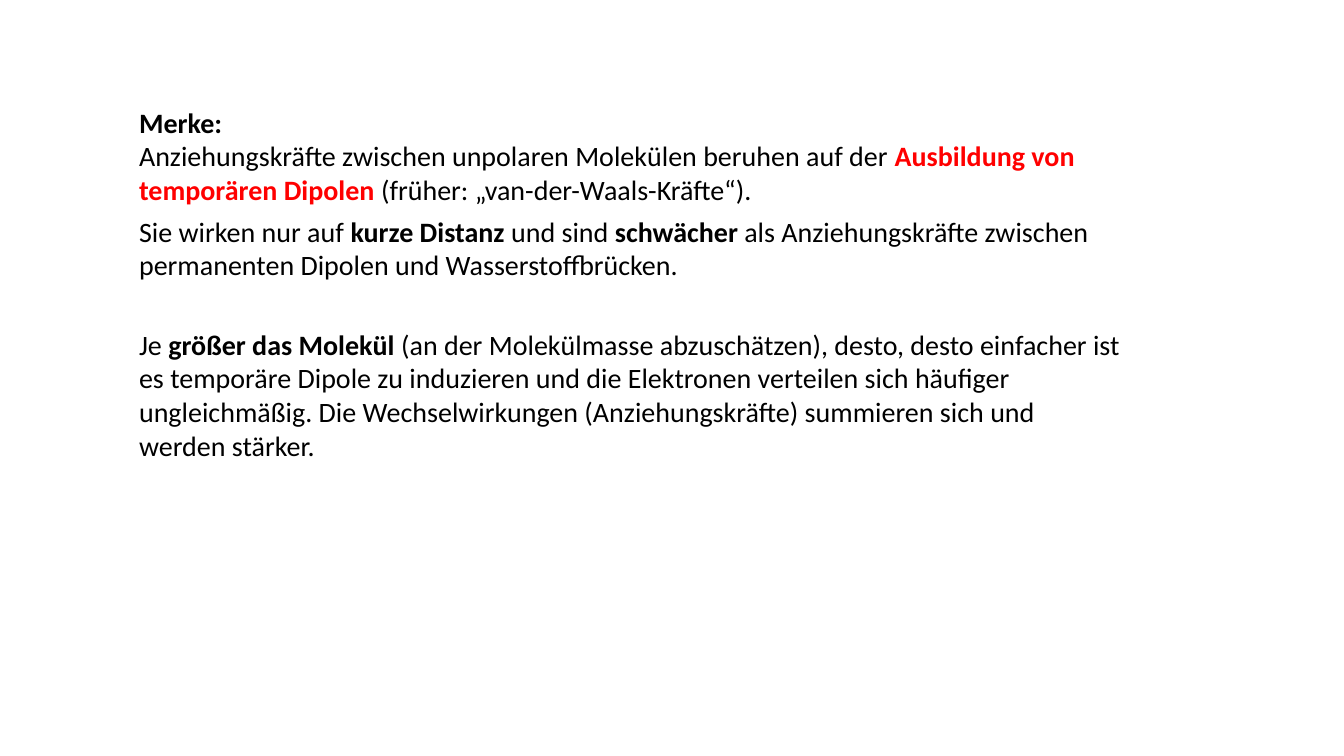
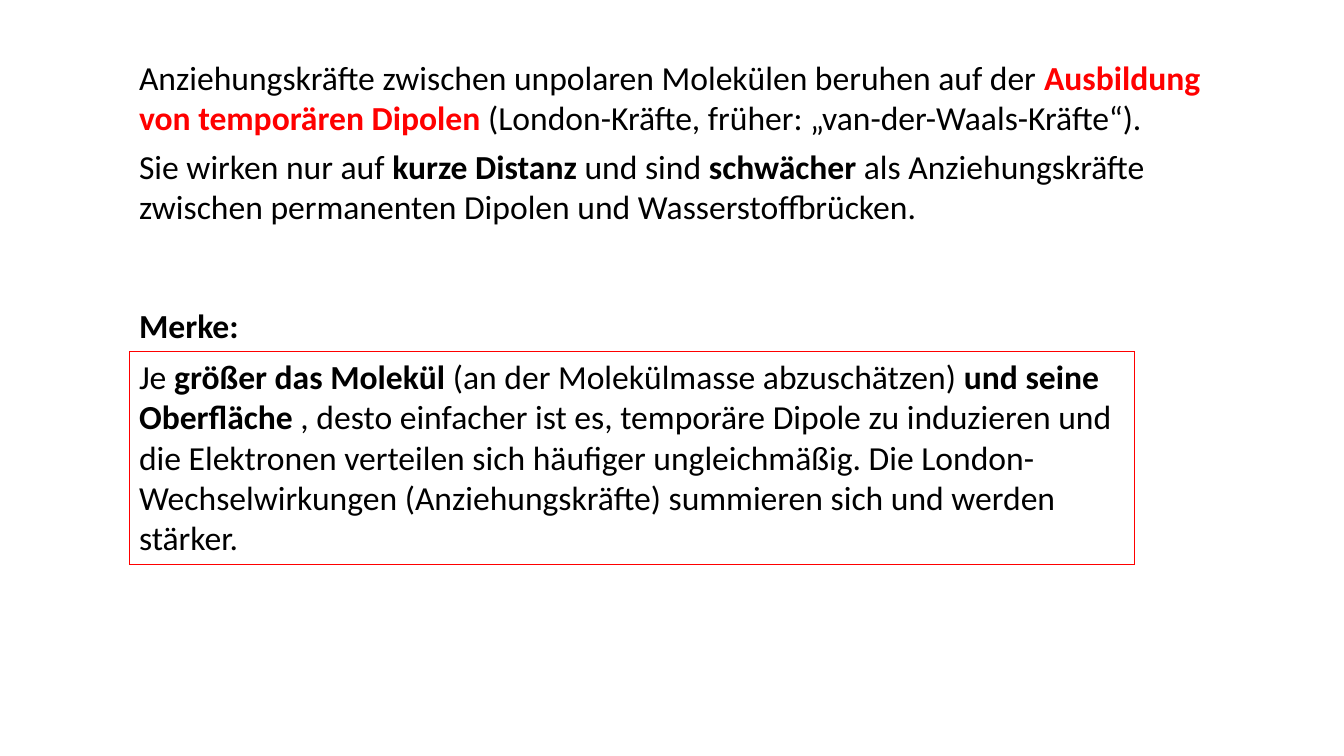
Before and after one commit to sicschu218/schule_aktuell_2, a slide deck: slide 7 of Chemie/Klasse_10/Alkane_Alkene/4_Eigenschaften_Alkane.pptx. Drawn at 1344x756 pixels with LibreOffice and Linux fonts; fonts in the diff are those of the drawing. Boxes give left, top, right and bottom in pixels: in the first picture for what was removed or moved away, otherwise in the second. Text is boxed around its words. In the diff, an @@ line names an element or a change of style, - is before the commit and + after.

```diff
--- a/Chemie/Klasse_10/Alkane_Alkene/4_Eigenschaften_Alkane.pptx
+++ b/Chemie/Klasse_10/Alkane_Alkene/4_Eigenschaften_Alkane.pptx
@@ text "Anziehungskräfte zwischen unpolaren Molekülen beruhen ...": place and size @@
-text "Anziehungskräfte zwischen unpolaren Molekülen beruhen ..." at <box>139,113,1088,280</box>
+text "Anziehungskräfte zwischen unpolaren Molekülen beruhen ..." at <box>139,66,1200,225</box>
@@ text at <box>139,66,1200,136</box>: text changed; size 20 to 24 pt @@
-Merke:
-Anziehungskräfte zwischen unpolaren Molekülen beruhen auf der Ausbildung von temporären Dipolen (früher: „van-der-Waals-Kräfte“).
+Anziehungskräfte zwischen unpolaren Molekülen beruhen auf der Ausbildung von temporären Dipolen (London-Kräfte, früher: „van-der-Waals-Kräfte“).
@@ text at <box>139,155,1144,225</box>: size 20 to 24 pt in "Sie wirken nur auf kurze Distanz und ..." @@
@@ text added at <box>139,314,239,339</box>, 24 pt, text #000000, bold @@
+Merke:
@@ rectangle "Je größer das Molekül (an ...": place and size @@
-rectangle "Je größer das Molekül (an ..." at <box>139,334,1119,457</box>
+rectangle "Je größer das Molekül (an ..." at <box>129,351,1134,565</box>
@@ rectangle "Je größer das Molekül (an ..." at <box>129,351,1134,565</box>: outline none to #FF0000 0.75 pt @@
@@ text in rectangle at <box>139,364,1111,551</box>: text changed; size 20 to 24 pt @@
-Je größer das Molekül (an der Molekülmasse abzuschätzen), desto, desto einfacher ist es temporäre Dipole zu induzieren und die Elektronen verteilen sich häufiger ungleichmäßig. Die Wechselwirkungen (Anziehungskräfte) summieren sich und werden stärker.
+Je größer das Molekül (an der Molekülmasse abzuschätzen) und seine Oberfläche , desto einfacher ist es, temporäre Dipole zu induzieren und die Elektronen verteilen sich häufiger ungleichmäßig. Die London-Wechselwirkungen (Anziehungskräfte) summieren sich und werden stärker.
```
Also in this commit, not shown: 4 other slides changed, 2 slides added, 16 other files.
